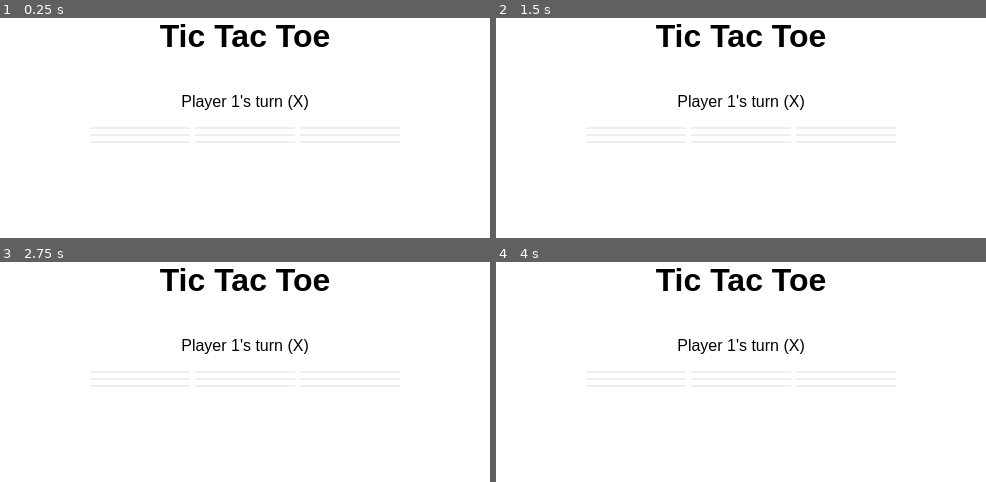
Above: before the commit, frames 1-4 (two rows, left to right).
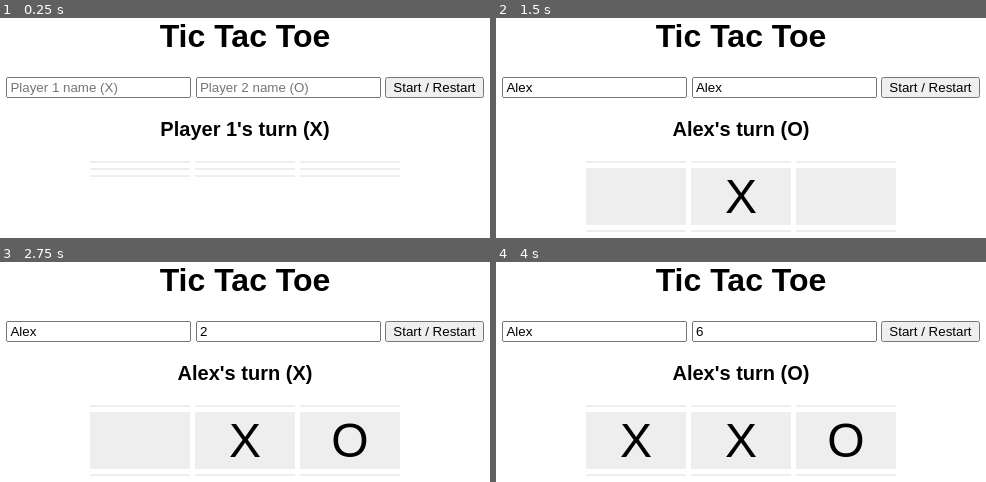
Above: after the commit, the same moments.

Repository: Kho10-16/Tic-Tac-Toe
Game: browser game, page index.html
Same seed, same stepped clock (60 frames per second), same inputs: the game is played once before the commit and once after it.
Inputs (mouse positions are in pixels of both pictures, inside the frame that each line leads up to):
- Up to frame 1 (0.25 s): no input
- Up to frame 2 (1.5 s): click (594, 86) at 0.27 s; type "Alex" at 0.27 s; click (785, 86) at 0.52 s; type "Alex" at 0.52 s; click (932, 86) at 0.77 s, where only the run after the commit has a clickable "Start / Restart"; click (741, 169) at 1.27 s
- Up to frame 3 (2.75 s): click (347, 440) at 1.87 s; click (289, 330) at 2.02 s; type "2" at 2.02 s; tap Enter at 2.05 s; click (347, 440) at 2.47 s, where only the run after the commit has a clickable "O"
- Up to frame 4 (4 s): click (785, 330) at 3.07 s; type "6" at 3.07 s; tap Enter at 3.1 s; click (638, 440) at 3.67 s

The runs differ from the first frame. In frame 1, 3.7% of the frame differs, in the area x 1-99%, y 26-56%; in frame 2, 3.3%; in frame 3, 3.7%; in frame 4, 4.0%, in the area x 1-99%, y 26-89%.

Commit message:
Names, start/restart, result display

Diff:
--- a/index.html
+++ b/index.html
@@ -9,6 +9,13 @@
 </head>
 <body>
     <h1>Tic Tac Toe</h1>
+
+    <div clas="setup">
+        <input type="text" id="player1" placeholder="Player 1 name (X)">
+        <input type="text" id="player2" placeholder="Player 2 name (O)">
+        <button class="start-btn">Start / Restart</button>
+    </div>
+
     <p class="turn"></p>
     <div class="board"></div>
 </body>
--- a/script.js
+++ b/script.js
@@ -1,11 +1,11 @@
-const Gameboard = (function() { //准备立刻执行，这就是IIFE
+const Gameboard = (function () {
     const board = Array(9).fill("");
 
-    const getBoard = () => [...board];  // 返回的是复印本
+    const getBoard = () => [...board];
 
     const placeMark = (index, mark) => {
-        if(index < 0 || index > 8) return false;
-        if(board[index] !== "") return false;
+        if (index < 0 || index > 8) return false;
+        if (board[index] !== "") return false;
         board[index] = mark;
         return true;
     };
@@ -14,11 +14,11 @@
         board.fill("");
     };
 
-    return { getBoard, placeMark, reset};
+    return { getBoard, placeMark, reset };
 })();
 
-function createPlayer(name, mark){
-    return {name, mark};
+function createPlayer(name, mark) {
+    return { name, mark };
 }
 
 const GameController = (function () {
@@ -28,6 +28,7 @@
     ];
     let activePlayer = players[0];
     let gameOver = false;
+    let result = "";                                         // NEW
 
     const winningLines = [
         [0, 1, 2], [3, 4, 5], [6, 7, 8],
@@ -36,6 +37,12 @@
     ];
 
     const getActivePlayer = () => activePlayer;
+    const getResult = () => result;                          // NEW
+
+    const setPlayerNames = (name1, name2) => {               // NEW
+        players[0].name = name1 || "Player 1";               // NEW
+        players[1].name = name2 || "Player 2";               // NEW
+    };                                                       // NEW
 
     const switchPlayer = () => {
         activePlayer = activePlayer === players[0] ? players[1] : players[0];
@@ -75,13 +82,15 @@
 
         if (checkWinner()) {
             gameOver = true;
-            console.log(`${activePlayer.name} wins!`);
+            result = `${activePlayer.name} wins!`;           // NEW
+            console.log(result);                             // CHANGED
             return;
         }
 
         if (checkTie()) {
             gameOver = true;
-            console.log("It's a tie!");
+            result = "It's a tie!";                          // NEW
+            console.log(result);                             // CHANGED
             return;
         }
 
@@ -93,16 +102,20 @@
         Gameboard.reset();
         activePlayer = players[0];
         gameOver = false;
+        result = "";                                         // NEW
         printBoard();
         console.log(`${activePlayer.name}'s turn (${activePlayer.mark})`);
     };
 
-    return { playRound, getActivePlayer, restart };
+    return { playRound, getActivePlayer, getResult, setPlayerNames, restart }; // CHANGED
 })();
 
 const displayController = (function () {
     const boardDiv = document.querySelector(".board");
     const turnDiv = document.querySelector(".turn");
+    const player1Input = document.querySelector("#player1"); // NEW
+    const player2Input = document.querySelector("#player2"); // NEW
+    const startButton = document.querySelector(".start-btn"); // NEW
 
     const render = () => {
         boardDiv.textContent = "";
@@ -116,11 +129,16 @@
             boardDiv.appendChild(cellButton);
         });
 
-        const player = GameController.getActivePlayer();
-        turnDiv.textContent = `${player.name}'s turn (${player.mark})`;
+        const result = GameController.getResult();           // NEW
+        if (result) {                                        // NEW
+            turnDiv.textContent = result;                    // NEW
+        } else {                                             // NEW
+            const player = GameController.getActivePlayer();
+            turnDiv.textContent = `${player.name}'s turn (${player.mark})`;
+        }                                                    // NEW
     };
 
-    const handleClick = (event) => { //处理点击的函数
+    const handleClick = (event) => {
         const index = event.target.dataset.index;
         if (index === undefined) return;
 
@@ -128,7 +146,16 @@
         render();
     };
 
+    const handleStart = () => {                              // NEW
+        const name1 = player1Input.value.trim();             // NEW
+        const name2 = player2Input.value.trim();             // NEW
+        GameController.setPlayerNames(name1, name2);         // NEW
+        GameController.restart();                            // NEW
+        render();                                            // NEW
+    };                                                       // NEW
+
     boardDiv.addEventListener("click", handleClick);
+    startButton.addEventListener("click", handleStart);      // NEW
 
     render();
 
--- a/style.css
+++ b/style.css
@@ -18,3 +18,20 @@
     border: none;
     cursor: pointer;
 }
+
+.setup {
+    display: flex;
+    gap: 8px;
+    margin-bottom: 12px;
+}
+
+.setup input,
+.setup button {
+    padding: 8px;
+    font-size: 1rem;
+}
+
+.turn {
+    font-size: 1.25rem;
+    font-weight: bold;
+}
